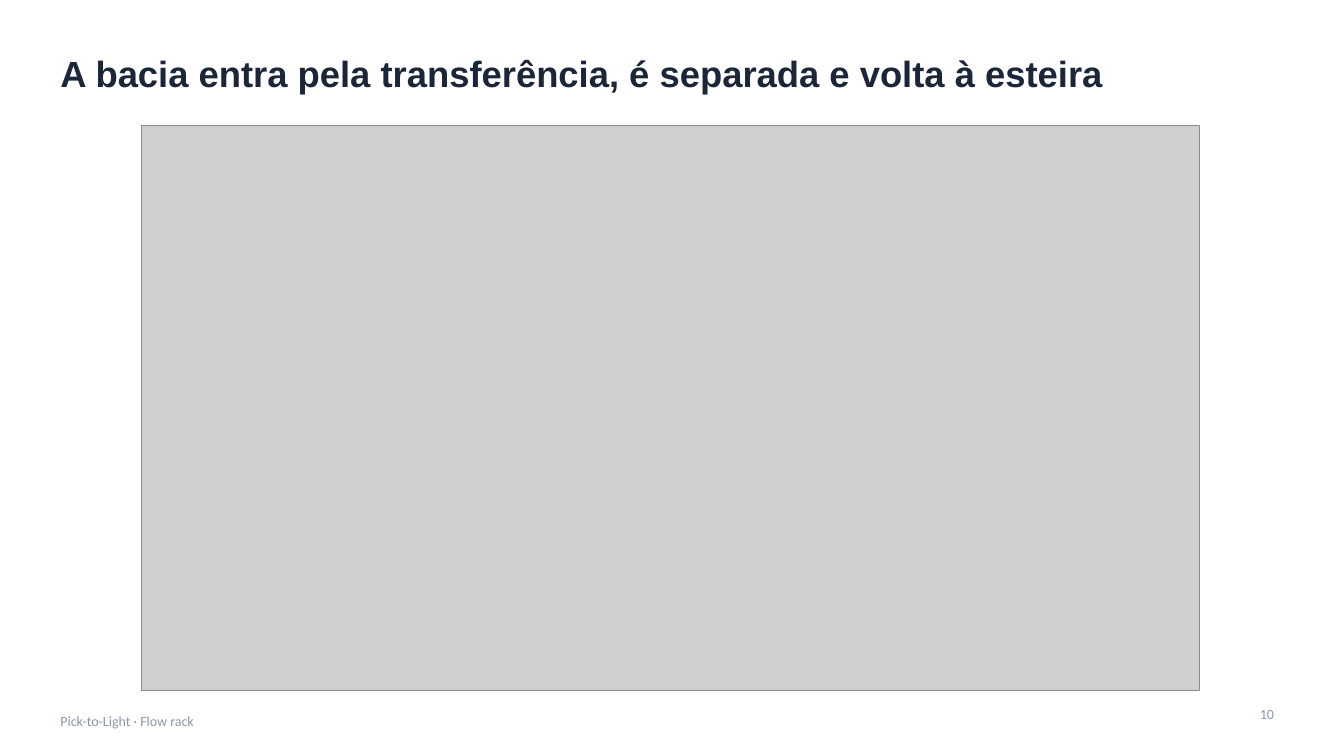
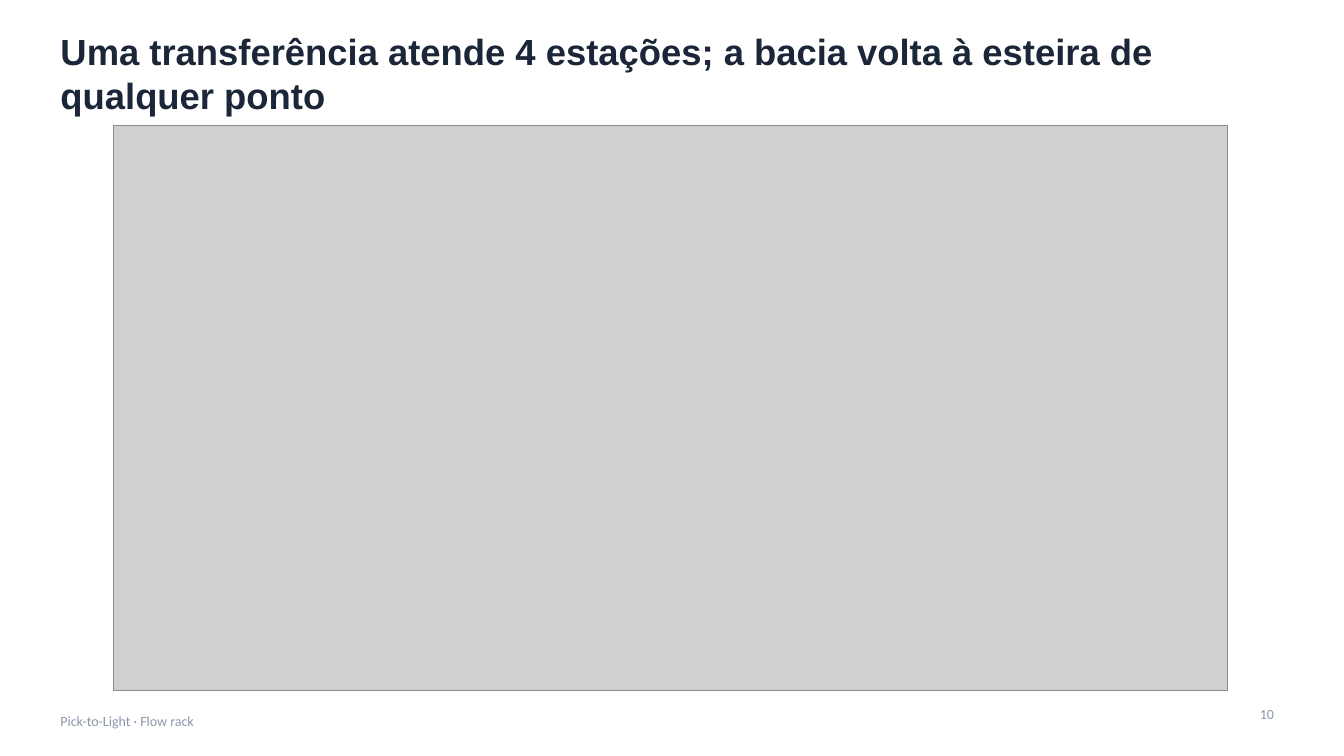
Before and after one commit to jivo88/picking_to_light, a slide deck: slide 10 of projeto/entregaveis/Apresentacao_PTL.pptx. Drawn at 1344x756 pixels with LibreOffice and Linux fonts; fonts in the diff are those of the drawing; grey boxes stand for pictures. Boxes give left, top, right and bottom in pixels: in the first picture for what was removed or moved away, otherwise in the second. Text is boxed around its words. In the diff, an @@ line names an element or a change of style, - is before the commit and + after.

```diff
--- a/projeto/entregaveis/Apresentacao_PTL.pptx
+++ b/projeto/entregaveis/Apresentacao_PTL.pptx
@@ title at bbox=[60, 38, 1152, 117]: text changed @@
-A bacia entra pela transferência, é separada e volta à esteira
+Uma transferência atende 4 estações; a bacia volta à esteira de qualquer ponto
@@ picture: place and size @@
-picture at bbox=[141, 126, 1200, 691]
+picture at bbox=[113, 126, 1227, 691]
```
Also in this commit, not shown: 6 other slides changed, 21 other files.
